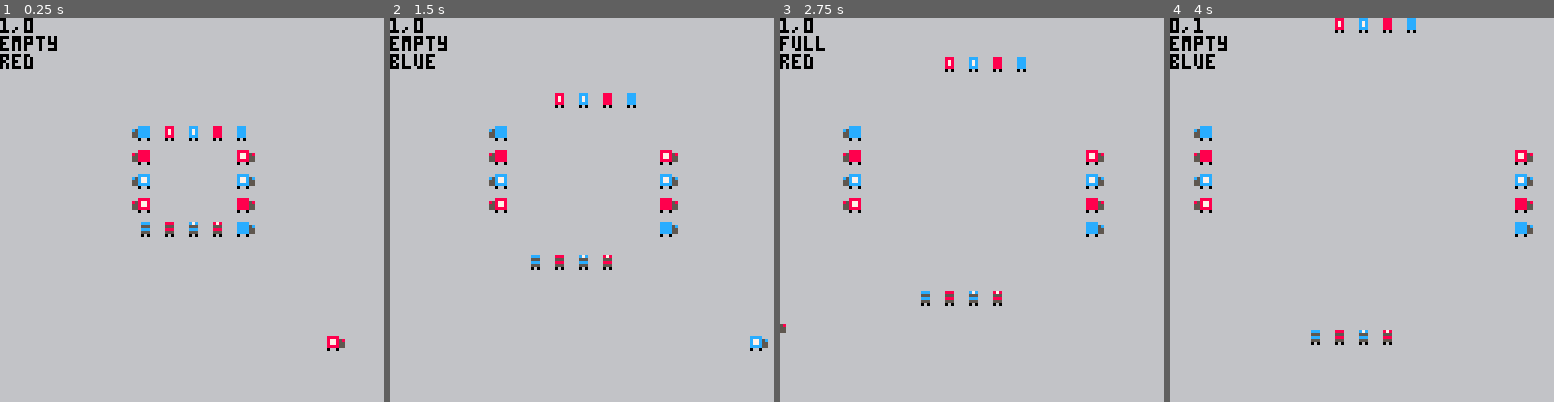
Above: before the commit, frames 1-4 (left to right).
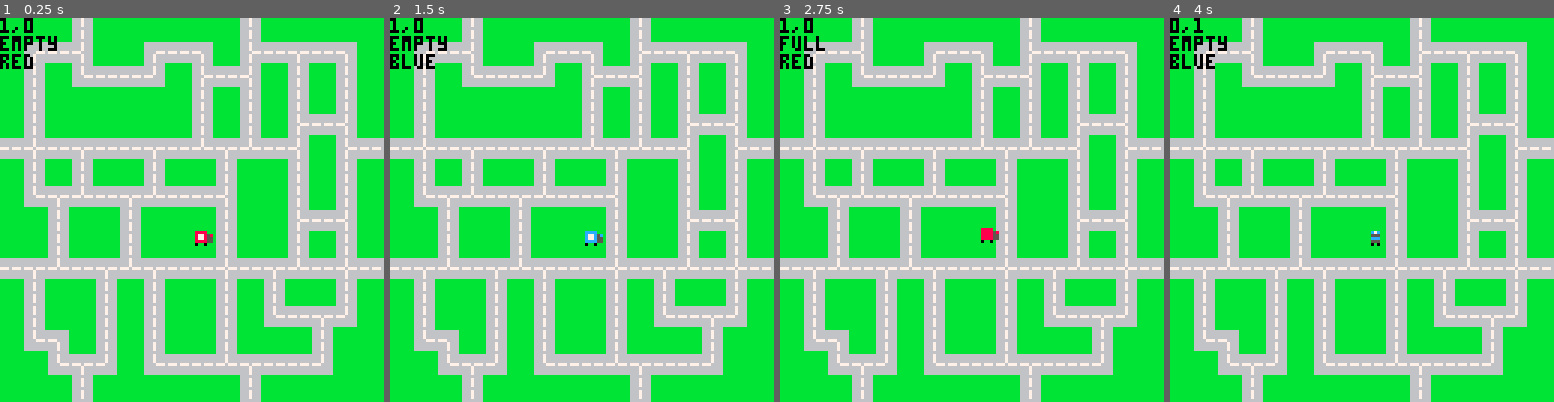
Above: after the commit, the same moments.

Repository: eddyashton/ld53
Game: PICO-8 cartridge delivery.p8
Two runs of this game, one before a commit and one after it. Both use one fixed random seed, a clock stepped at 60 frames per second and the inputs below.
Inputs:
- Up to frame 1 (0.25 s): no input
- Up to frame 2 (1.5 s): tap X (X key) at 0.33, 1.07 s; tap O (Z key) at 0.7 s
- Up to frame 3 (2.75 s): hold Right 1.6-2.1 s; tap O (Z key) at 1.7, 2.1, 2.5 s; tap X (X key) at 1.85 s; hold Up 2.15-2.42 s; hold Right from 2.47 s (still down)
- Up to frame 4 (4 s): tap O (Z key) at 2.9, 3.3, 3.7 s; tap X (X key) at 2.97 s; release Right at 3.03 s; hold Left 3.08-3.58 s; hold Down 3.63-3.97 s

The runs differ from the first frame. In frame 1, 62% of the frame differs, in the area x 0-100%, y 0-100%; in frame 2, 62%; in frame 3, 62%; in frame 4, 62%.

Commit message:
Draw roads by hand

Diff:
--- a/delivery.p8
+++ b/delivery.p8
@@ -10,6 +10,7 @@
 end
 
 function _update()
+ -- manual control of first truck
  local tr = trucks[1]
  if (btnp(⬆️)) tr.dir = up
  if (btnp(➡️)) tr.dir = right
@@ -24,18 +25,20 @@
 
  if t() >= update_at then
   for tr in all(trucks) do
-	  tr.pos = v2_add(tr.pos, tr.dir)
+	  --tr.pos = v2_add(tr.pos, tr.dir)
 	  -- loop off screen edges
 	  if (tr.dir == right and tr.pos.x > 128) tr.pos.x = -4
 	  if (tr.dir == left and tr.pos.x < -1) tr.pos.x = 131
 	  if (tr.dir == down and tr.pos.y > 131) tr.pos.y = 0
 	  if (tr.dir == up and tr.pos.y < 0) tr.pos.y = 131
-	  update_at = t() + 0.1
+	  update_at = t() + move_delay
   end
  end
 end
 
 function _init()
+ move_delay = 0.1
+ update_at = t() + move_delay
 
  up = v2(0, -1)
  right = v2(1, 0)
@@ -52,29 +55,19 @@
  end
 
  trucks = {
-  mk_truck(false, v2(110,110), right),
-
-  mk_truck(false, v2(80,48), right),
-  mk_truck(true, v2(80,56), right),
-  mk_truck(false, v2(80,64), right, true),
-  mk_truck(true, v2(80,72), right, true),
-
-  mk_truck(false, v2(72,72), down),
-  mk_truck(true, v2(64,72), down),
-  mk_truck(false, v2(56,72), down, true),
-  mk_truck(true, v2(48,72), down, true),
-
-  mk_truck(false, v2(48,64), left),
-  mk_truck(true, v2(48,56), left),
-  mk_truck(false, v2(48,48), left, true),
-  mk_truck(true, v2(48,40), left, true),
-
-  mk_truck(false, v2(56,40), up),
-  mk_truck(true, v2(64,40), up),
-  mk_truck(false, v2(72,40), up, true),
-  mk_truck(true, v2(80,40), up, true),
+  mk_truck(false, v2(66,75), right),
  }
- update_at = t() + 0.5
+
+ roads = {}
+ for y=0,16 do
+  local row = {}
+  for x=0,16 do
+   if sget(x+112, y+48) == 6 then
+    row[x] = true
+   end
+  end
+  roads[y] = row
+ end
 end
 
 function sspr_args(pos,dir)
@@ -108,6 +101,7 @@
 function draw_truck(truck)
  pal()
  palt(0, false)
+ palt(6, true)
  local pos = truck.pos
  local dir = truck.dir
  local truck_colour = 8
@@ -126,9 +120,70 @@
  )
 end
 
+function draw_roads()
+ --[[
+ -- border hedges
+ for road in all(roads) do
+  local x,y = 8*road.x, 8*road.y
+  rect(
+   x-1,y-1,
+   x+7,y+7,
+   3
+  )
+ end
+ ]]--
+
+ for cy,row in pairs(roads) do
+  for cx, _ in pairs(row) do
+	  -- tarmac
+ 	 local x,y = 8*cx, 8*cy
+	  rectfill(
+	  	x,y,
+	  	x+6,y+6,
+	  	6
+ 	 )
+
+  	-- white lines
+   --- left
+   local cl,cr = (cx-1)%16,(cx+1)%16
+   local cu,cd = (cy-1)%16,(cy+1)%16
+   if row[cl] then
+    line(x,y+3,x+2,y+3,7)
+   end
+   --- up
+   if roads[cu] and roads[cu][cx] then
+    line(x+3,y,x+3,y+2,7)
+   end
+   --- right
+   if row[cr] then
+    line(x+4,y+3,x+6,y+3,7)
+    --- patch tarmac
+    line(x+7,y,x+7,y+6,6)
+   end
+   -- down
+   if roads[cd] and roads[cd][cx] then
+    line(x+3,y+4,x+3,y+6,7)
+    --- patch tarmac
+    line(x,y+7,x+6,y+7,6)
+   end
+
+	 end
+ end
+
+end
+
 function _draw()
- cls(6)
-
+ cls(11)
+ pal()
+
+ draw_roads()
+
+--[[
+ -- draw map
+ map(0, 0, 64, 64, 4, 5)
+]]--
+
+ -- draw all trucks
  for truck in all(trucks) do
   draw_truck(truck)
  end
@@ -164,3 +219,49 @@
 
 
 
+…(40 lines of a section not shown)…
+__map__
+1303031400000000000003030314000000000000000000000000000000000000000000000000000000000000000000000000000000000000000000000000000000000000000000000000000000000000000000000000000000000000000000000000000000000000000000000000000000000000000000000000000000000000
+1200001200000000000013141324000000000000000000000000000000000000000000000000000000000000000000000000000000000000000000000000000000000000000000000000000000000000000000000000000000000000000000000000000000000000000000000000000000000000000000000000000000000000
+1200001200000000000012121213000000000000000000000000000000000000000000000000000000000000000000000000000000000000000000000000000000000000000000000000000000000000000000000000000000000000000000000000000000000000000000000000000000000000000000000000000000000000
+2303032400000000000023350412000000000000000000000000000000000000000000000000000000000000000000000000000000000000000000000000000000000000000000000000000000000000000000000000000000000000000000000000000000000000000000000000000000000000000000000000000000000000
+0000000000000000000003320603000000000000000000000000000000000000000000000000000000000000000000000000000000000000000000000000000000000000000000000000000000000000000000000000000000000000000000000000000000000000000000000000000000000000000000000000000000000000
Not shown, changed: 64 lines of the sprite sheet (__gfx__) section of delivery.p8
